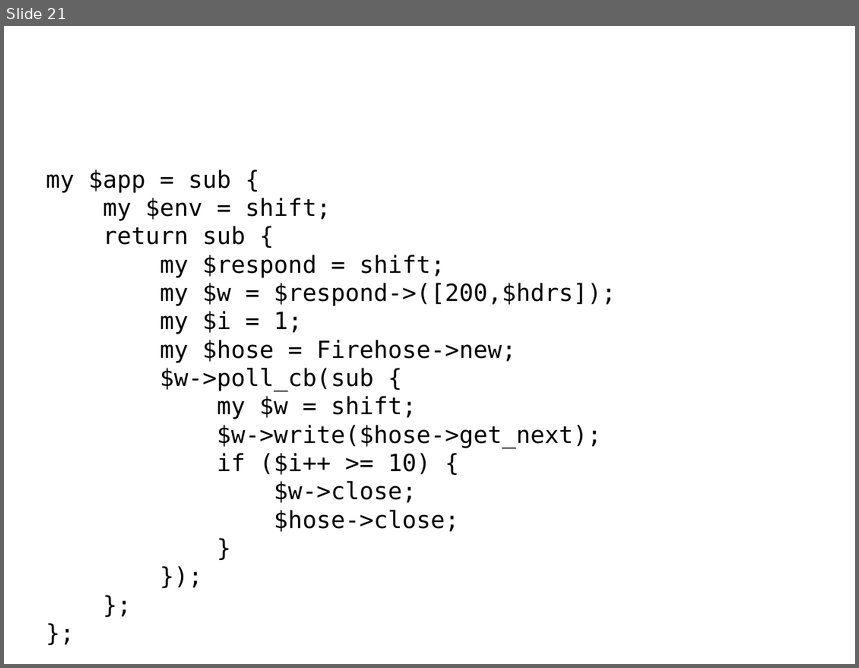
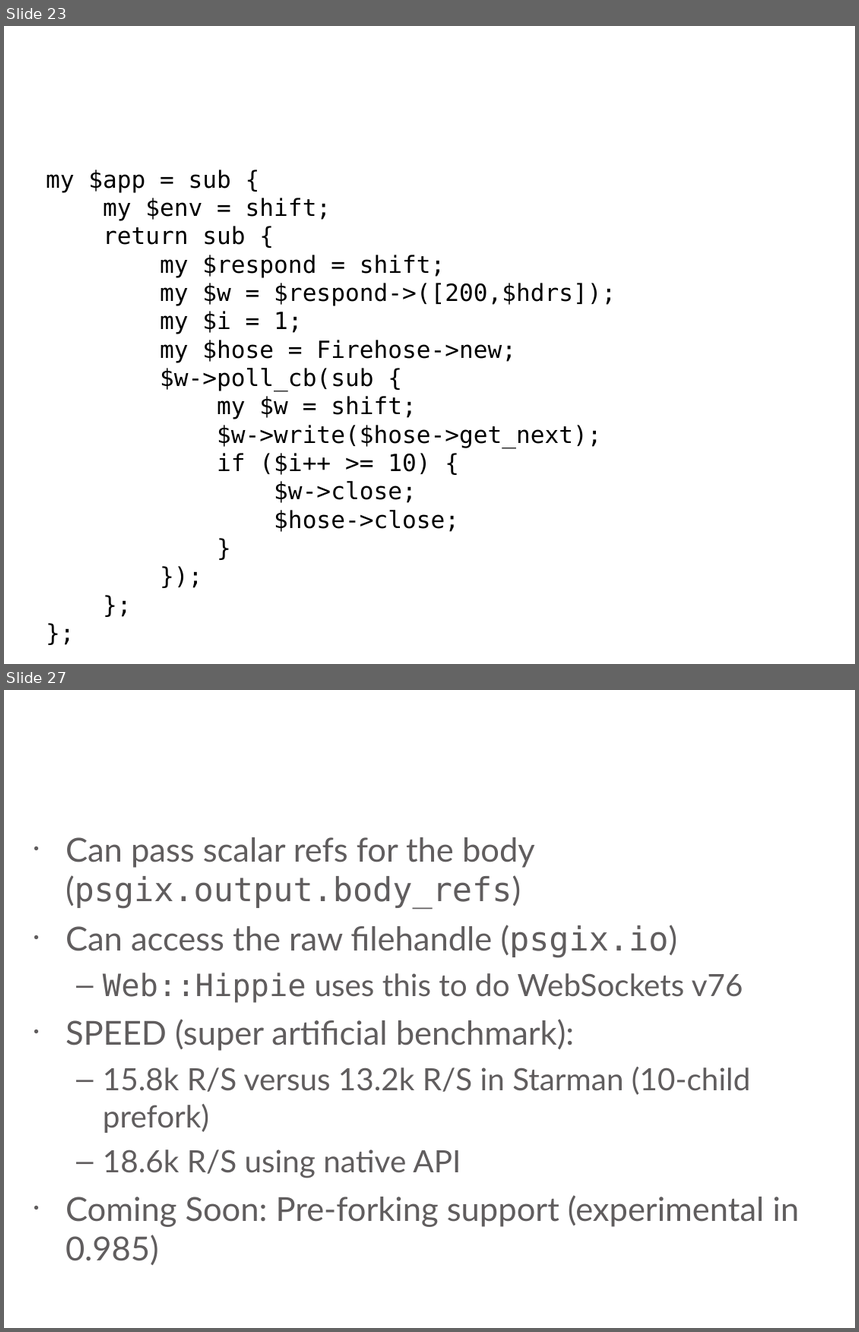
Before and after one commit to stash/vanpm-psgi, a slide deck: slides.odp. Shown one above the other, each under a label of ours: slide 21 before the commit, slides 23 and 27 after it; the slides between them are not shown. The pictures are 859x668 and 859x1332 pixels, drawn with LibreOffice and Linux fonts; fonts in the diff are those of the drawing; background and template pictures are left out. Boxes give left, top, right and bottom in pixels: in the first picture for what was removed or moved away, otherwise in the second. Text is boxed around its words. In the diff, an @@ line names an element or a change of style, - is before the commit and + after.

```diff
--- a/slides.odp
+++ b/slides.odp
@@ slide 27 added at bbox=[4, 690, 855, 1328], background picture (left out) @@
@@ title added at bbox=[11, 690, 848, 812], 44 pt, text #FFFFFF @@
+PSGI Feechurs
@@ text added at bbox=[66, 837, 800, 1265], 28 pt, text #605D5E @@
+• Can pass scalar refs for the body (psgix.output.body_refs)
+• Can access the raw filehandle (psgix.io)
+  – Web::Hippie uses this to do WebSockets v76
+• SPEED (super artificial benchmark):
+  – 15.8k R/S versus 13.2k R/S in Starman (10-child prefork)
+  – 18.6k R/S using native API
+• Coming Soon: Pre-forking support (experimental in 0.985)
@@ what was slide 21 is now slide 23 @@
```
Also in this commit, not shown: 1 slide changed, 6 other slides added.
